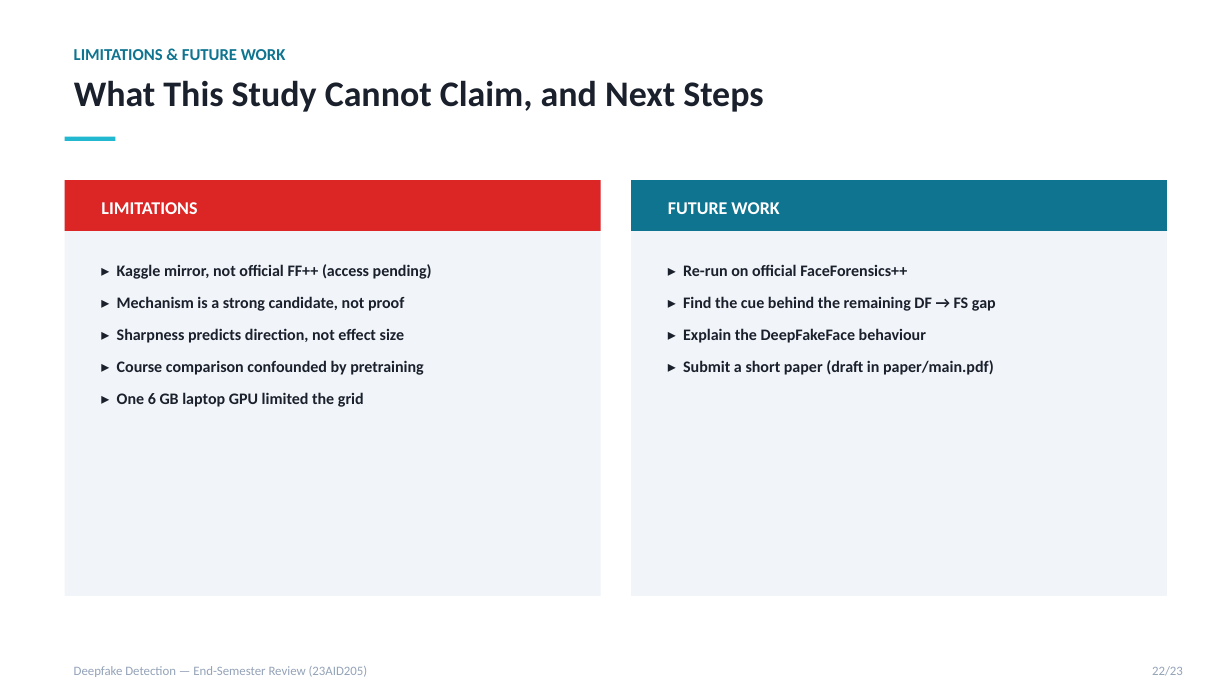
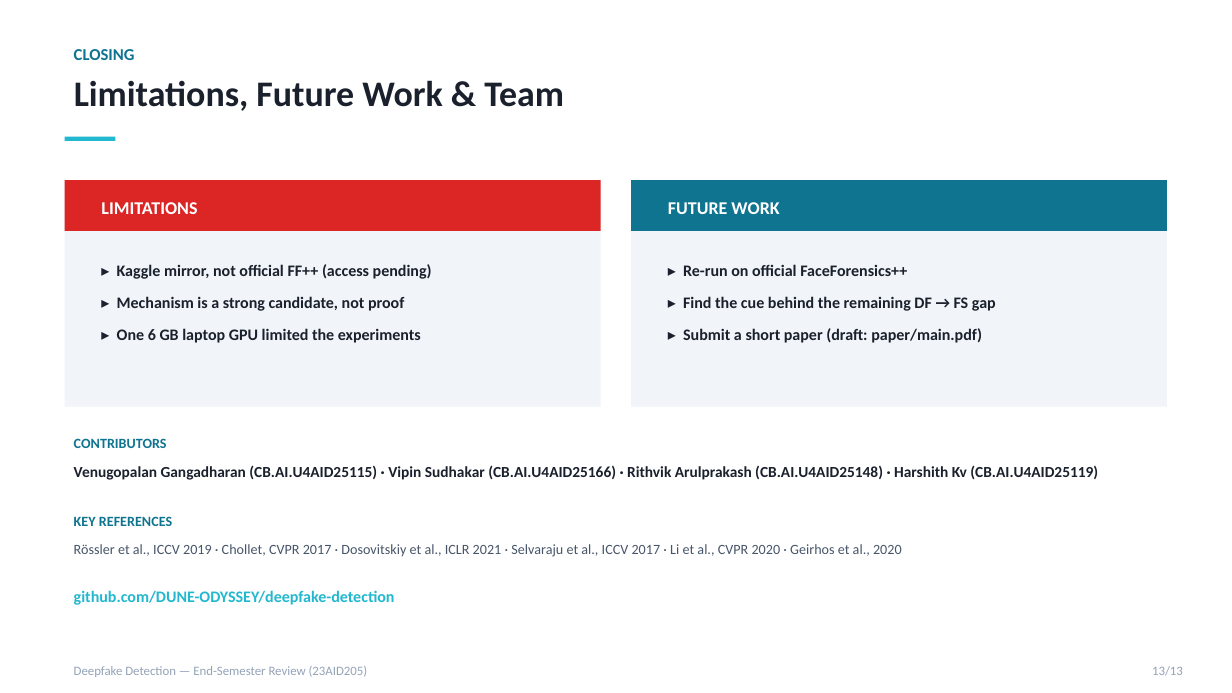
Before and after one commit to DUNE-ODYSSEY/deepfake-detection, a slide deck: slide 13 of docs/end_review_presentation.pptx (slide 22 before the commit). Drawn at 1232x693 pixels with LibreOffice and Linux fonts; fonts in the diff are those of the drawing. Boxes give left, top, right and bottom in pixels: in the first picture for what was removed or moved away, otherwise in the second. Text is boxed around its words. In the diff, an @@ line names an element or a change of style, - is before the commit and + after.

Commit message:
End-semester review deck: shortened to 13 slides

```diff
--- a/docs/end_review_presentation.pptx
+++ b/docs/end_review_presentation.pptx
@@ text at [74, 49, 135, 60]: text changed @@
-LIMITATIONS & FUTURE WORK
+CLOSING
@@ text at [74, 80, 564, 111]: text changed @@
-What This Study Cannot Claim, and Next Steps
+Limitations, Future Work & Team
@@ rectangle: place and size @@
-rectangle at [65, 180, 601, 596]
+rectangle at [65, 180, 601, 407]
@@ rectangle: place and size @@
-rectangle at [631, 180, 1167, 596]
+rectangle at [631, 180, 1167, 407]
@@ text at [117, 328, 421, 343]: text changed @@
-▸ Sharpness predicts direction, not effect size
-▸ Course comparison confounded by pretraining
-▸ One 6 GB laptop GPU limited the grid
+▸ One 6 GB laptop GPU limited the experiments
@@ text at [683, 328, 982, 343]: text changed @@
-▸ Explain the DeepFakeFace behaviour
-▸ Submit a short paper (draft in paper/main.pdf)
+▸ Submit a short paper (draft: paper/main.pdf)
@@ text added at [74, 438, 167, 448], 11 pt, text #0E7490, bold @@
+CONTRIBUTORS
@@ text added at [74, 465, 1098, 480], 12 pt, text #1A202C, bold @@
+Venugopalan Gangadharan (CB.AI.U4AID25115) · Vipin Sudhakar (CB.AI.U4AID25166) · Rithvik Arulprakash (CB.AI.U4AID25148) · Harshith Kv (CB.AI.U4AID25119)
@@ text added at [74, 516, 172, 526], 11 pt, text #0E7490, bold @@
+KEY REFERENCES
@@ text added at [74, 544, 902, 557], 11 pt, text #475569 @@
+Rössler et al., ICCV 2019 · Chollet, CVPR 2017 · Dosovitskiy et al., ICLR 2021 · Selvaraju et al., ICCV 2017 · Li et al., CVPR 2020 · Geirhos et al., 2020
@@ text added at [74, 590, 395, 605], 12.5 pt, text #22B8CF, bold @@
+github.com/DUNE-ODYSSEY/deepfake-detection
@@ text at [1152, 666, 1183, 676]: text changed @@
-22/23
+13/13
```
Also in this commit, not shown: 10 other slides changed, 1 slide added, 11 slides removed.
